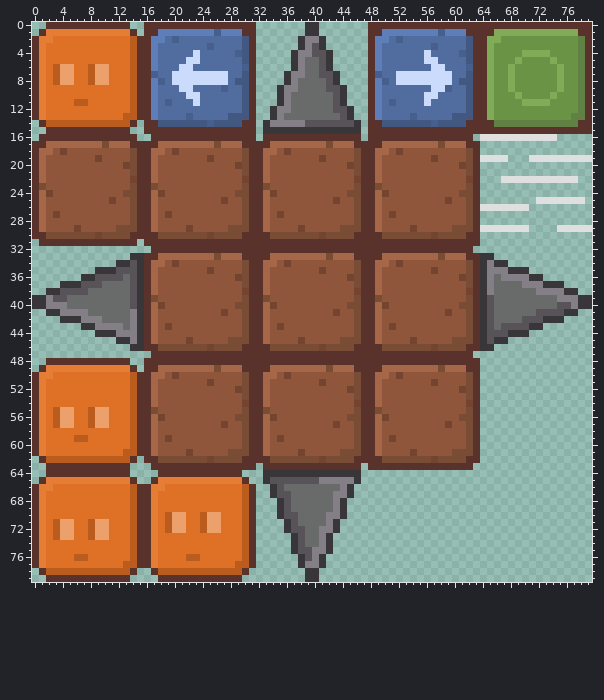
File history of a sprite sheet, assets/tileset.png. Above is the file before it was changed.
The file is 80x80 pixels.
After the commit:
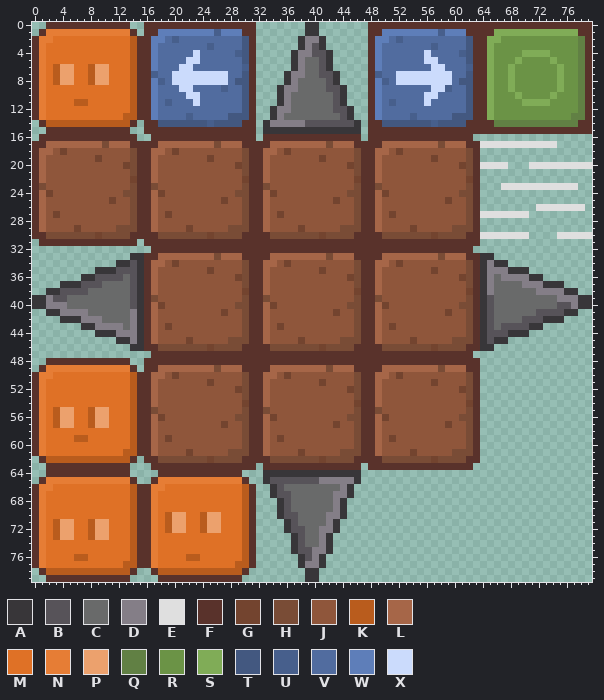
Palette (. is transparent): A #383639  B #575359  C #696a6a  D #847e87  E #dfdfdf  F #59322b  G #73442f  H #794c36  J #8f563b  K #b95c1d  L #a66648  M #df7126  N #e67d35  P #eca16d  Q #618044  R #6b9346  S #80ac57  T #435880  U #475f8c  V #516c9f  W #5e7eb9  X #cbdbfc
The exact change:
Colour E now appears in row 17 at x 64 to 74; in row 20 at x 64 to 67 and 71 to 79; in row 23 at x 67 to 77; in row 26 at x 72 to 78; in row 27 at x 64 to 70; in row 30 at x 64 to 70 and 75 to 79.
The edit erases colour E in row 16 at x 64 to 74; in row 19 at x 64 to 67 and 71 to 79; in row 22 at x 67 to 77; in row 25 at x 72 to 78; in row 26 at x 64 to 70; in row 29 at x 64 to 70 and 75 to 79.
Where, in picture pixels (left, top, right, bottom), the same in both pictures:
changed: (480, 134, 592, 239)
